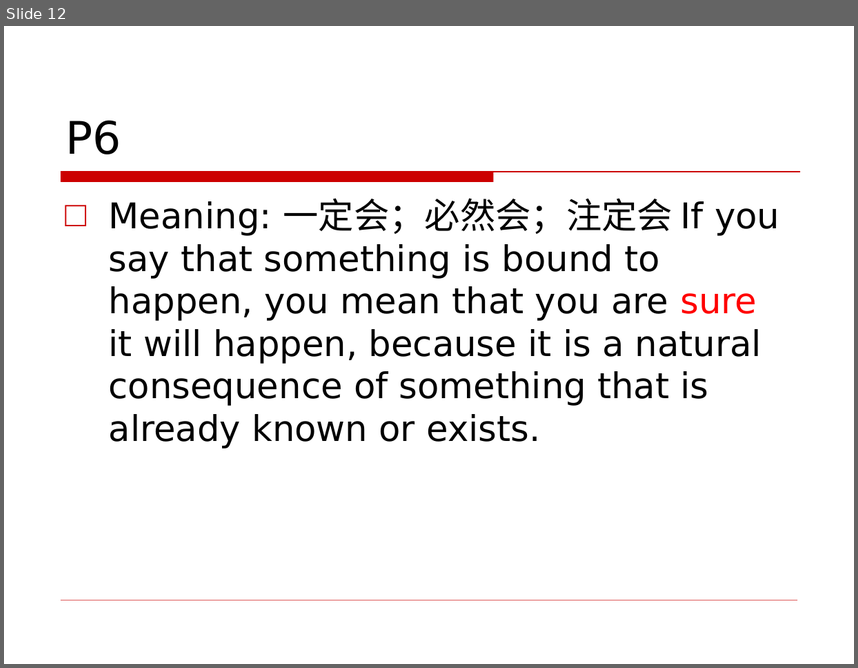
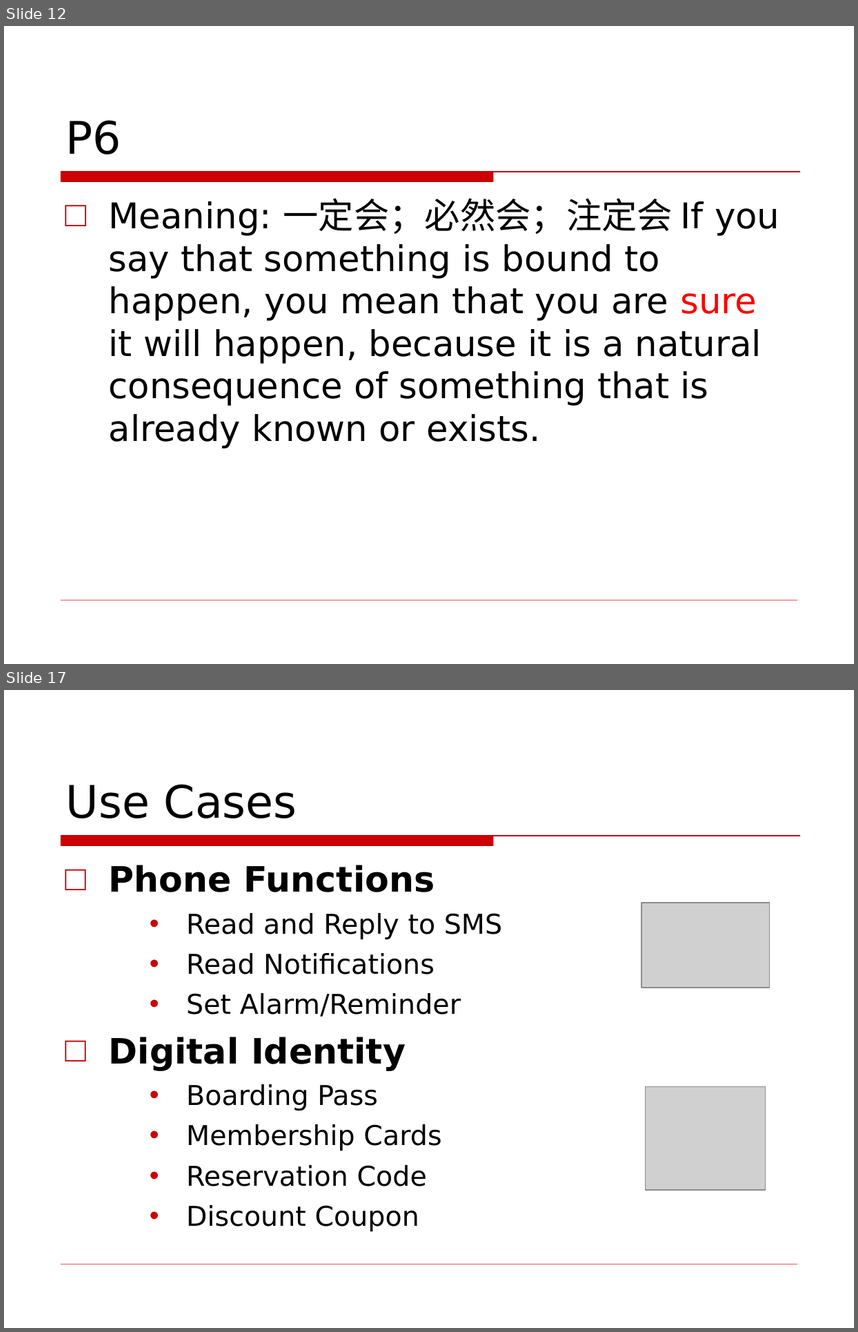
Before and after one commit to jxwb088047/Chapter_8_English, a slide deck: Chapter 8 English .ppt. Shown one above the other, each under a label of ours: slide 12 before the commit, slides 12 and 17 after it; the slides between them are not shown. The pictures are 858x668 and 858x1332 pixels, drawn with LibreOffice and Linux fonts; fonts in the diff are those of the drawing; grey boxes stand for pictures; background and template pictures are left out. Boxes give left, top, right and bottom in pixels: in the first picture for what was removed or moved away, otherwise in the second. Text is boxed around its words. In the diff, an @@ line names an element or a change of style, - is before the commit and + after.

```diff
--- a/Chapter 8 English .ppt
+++ b/Chapter 8 English .ppt
@@ slide 17 added at <box>4,690,854,1328</box>, background picture (left out); not listed: 2 template elements that a slide beside it also shows @@
@@ title added at <box>66,784,297,818</box>, 38 pt, text #000000 @@
+Use Cases
@@ text added at <box>109,865,502,1232</box>, 23.1 pt, text #000000 @@
+□ Phone Functions
+    • Read and Reply to SMS
+    • Read Notifications
+    • Set Alarm/Reminder
+□ Digital Identity
+    • Boarding Pass
+    • Membership Cards
+    • Reservation Code
+    • Discount Coupon
@@ picture added at <box>642,903,769,987</box> @@
@@ picture added at <box>645,1087,766,1190</box> @@
```
Also in this commit, not shown: 2 slides changed, 9 other slides added.
